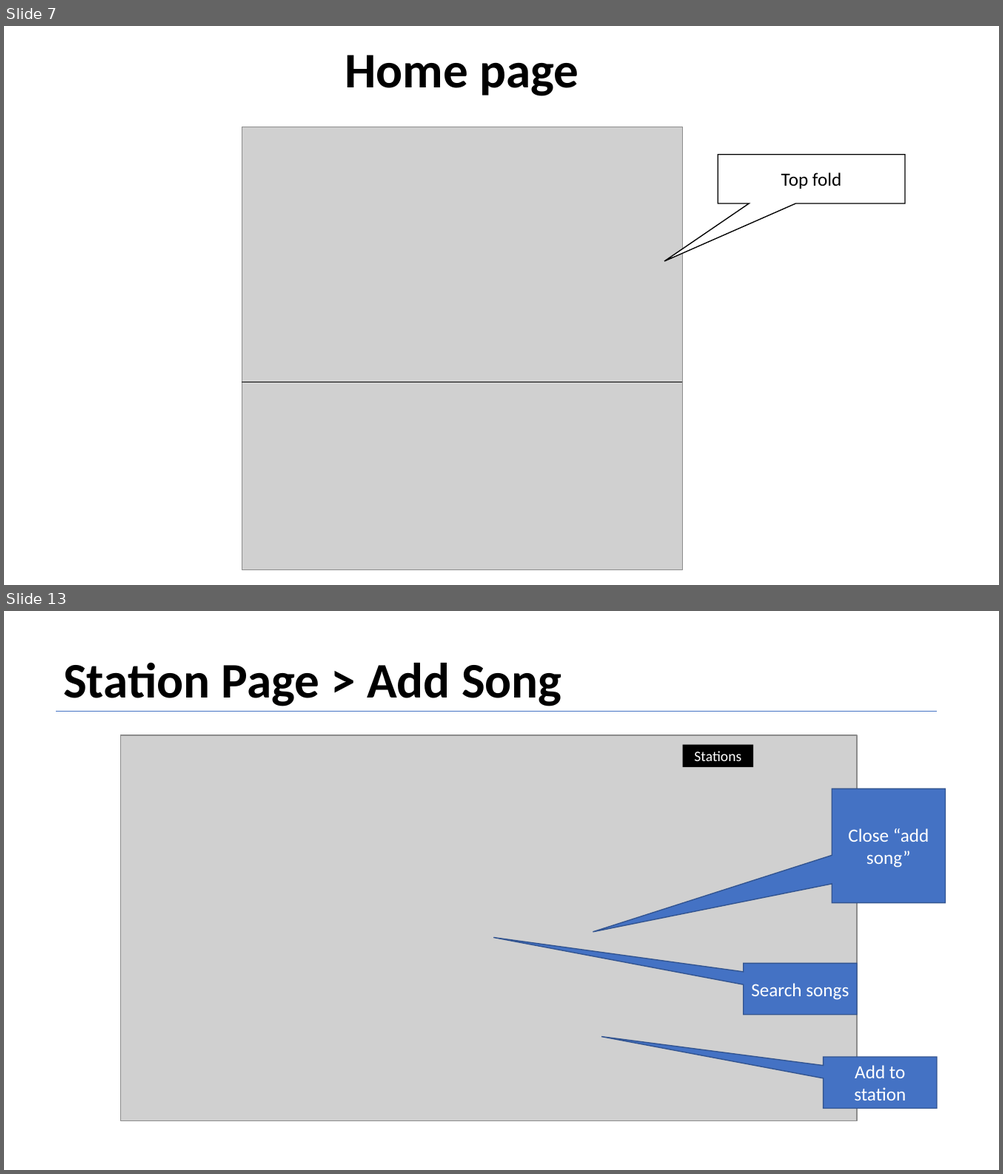
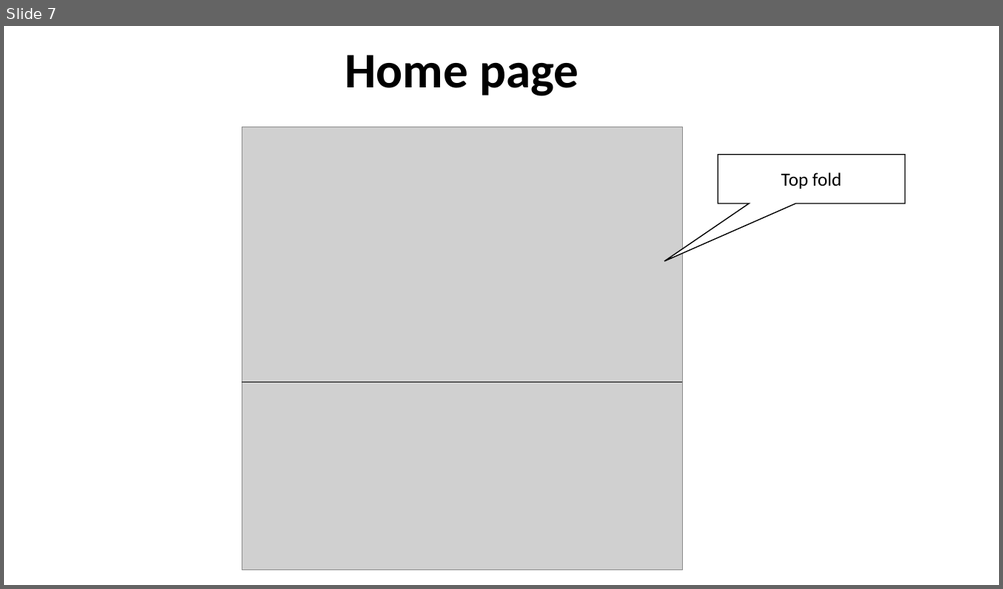
Before and after one commit to EmanuelBenHamo/Fiver-Final-Sprint, a slide deck: Product Definition Document Sample - Vybing - v1.5.pptx. Shown one above the other, each under a label of ours: slides 7 and 13 before the commit, slide 7 after it; the slides between them are not shown. The pictures are 1003x1174 and 1003x589 pixels, drawn with LibreOffice and Linux fonts; fonts in the diff are those of the drawing; grey boxes stand for pictures. Boxes give left, top, right and bottom in pixels: in the first picture for what was removed or moved away, otherwise in the second. Text is boxed around its words. In the diff, an @@ line names an element or a change of style, - is before the commit and + after.

```diff
--- a/Product Definition Document Sample - Vybing - v1.5.pptx
+++ b/Product Definition Document Sample - Vybing - v1.5.pptx
@@ slide 13 removed at box(4, 611, 999, 1170), background #FFFFFF @@
@@ text removed at box(63, 662, 562, 706) @@
-Station Page > Add Song
@@ line removed from (57, 711) to (936, 711) @@
@@ picture removed at box(120, 735, 856, 1122) @@
@@ rectangle removed at box(683, 744, 753, 767) @@
-Stations
@@ speech box removed at box(831, 789, 945, 903) @@
-Close “add song”
@@ speech box removed at box(743, 964, 856, 1015) @@
-Search songs
@@ speech box removed at box(823, 1057, 936, 1109) @@
-Add to station
```
Also in this commit, not shown: 3 slides changed, 3 slides added, 12 other slides removed.
